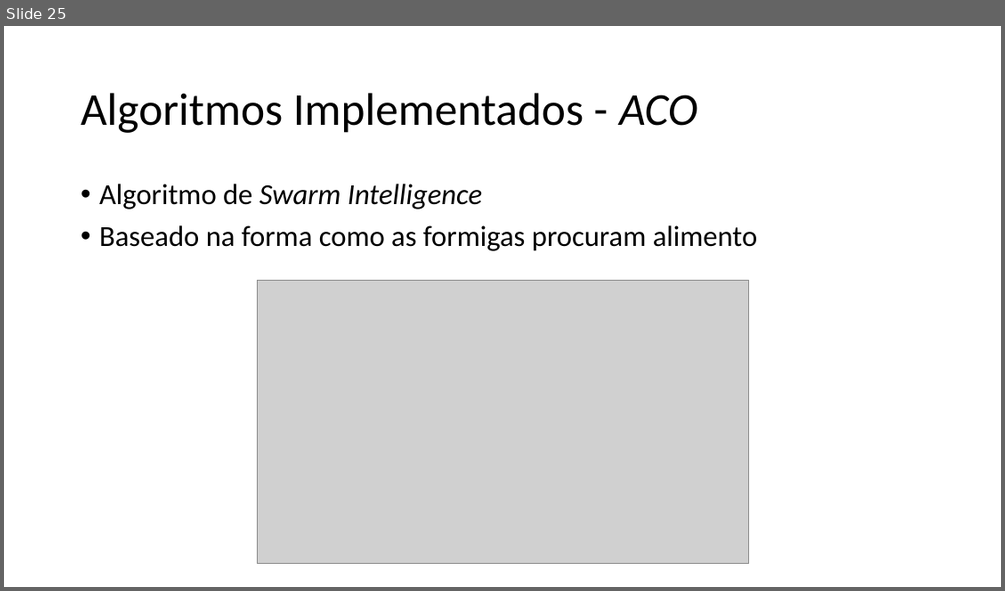
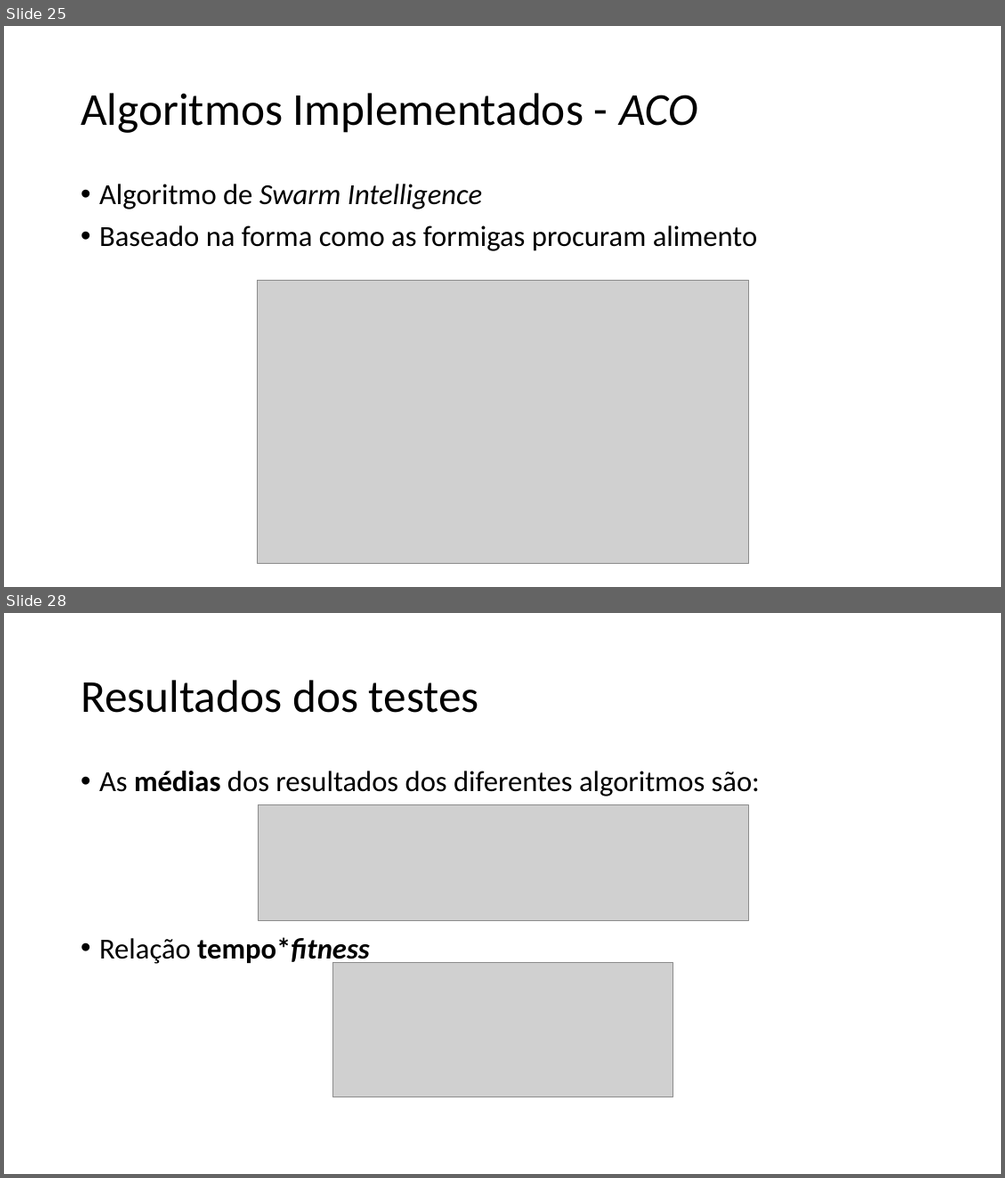
Before and after one commit to xQsme/RLP_Qt, a slide deck: powerpoint_defesa.pptx. Shown one above the other, each under a label of ours: slide 25 before the commit, slides 25 and 28 after it; the slides between them are not shown. The pictures are 1005x591 and 1005x1178 pixels, drawn with LibreOffice and Linux fonts; fonts in the diff are those of the drawing; grey boxes stand for pictures. Boxes give left, top, right and bottom in pixels: in the first picture for what was removed or moved away, otherwise in the second. Text is boxed around its words. In the diff, an @@ line names an element or a change of style, - is before the commit and + after.

```diff
--- a/powerpoint_defesa.pptx
+++ b/powerpoint_defesa.pptx
@@ slide 28 added at box(4, 613, 1001, 1174), background #FFFFFF @@
@@ title added at box(81, 680, 479, 713), 44 pt, text #000000 @@
+Resultados dos testes
@@ text added at box(99, 771, 760, 965), 28 pt, text #000000 @@
+• As médias dos resultados dos diferentes algoritmos são:
+• Relação tempo*fitness
@@ picture added at box(259, 804, 749, 920) @@
@@ picture added at box(333, 962, 673, 1097) @@
```
Also in this commit, not shown: 2 slides changed, 9 other slides added, 2 slides removed.
